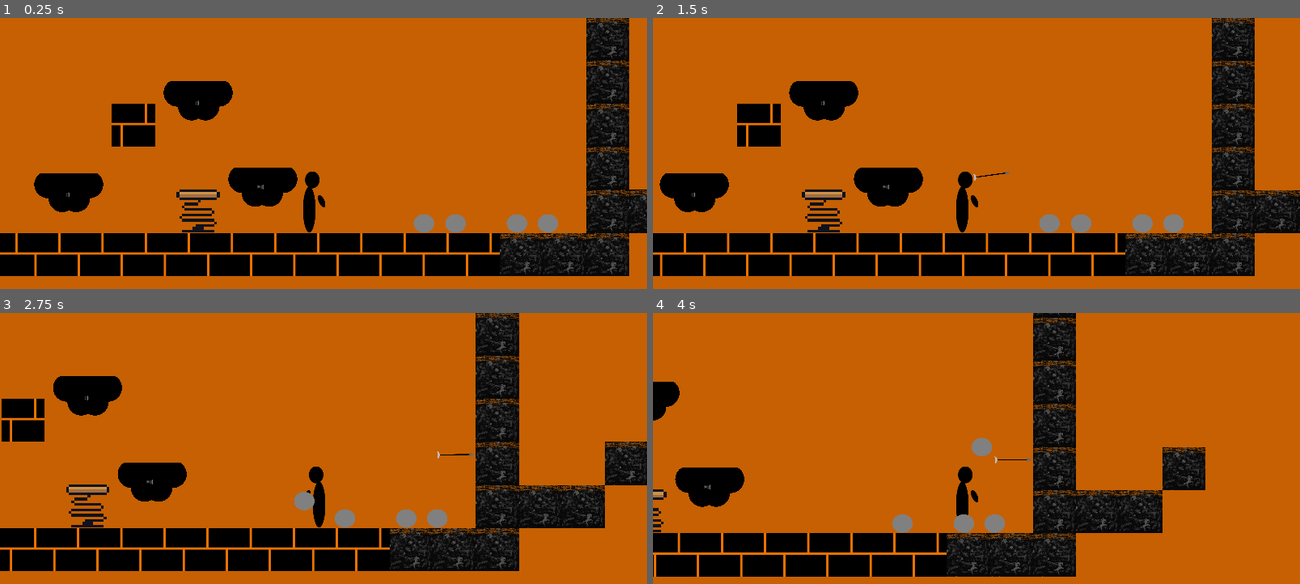
Above: before the commit, frames 1-4 (two rows, left to right).
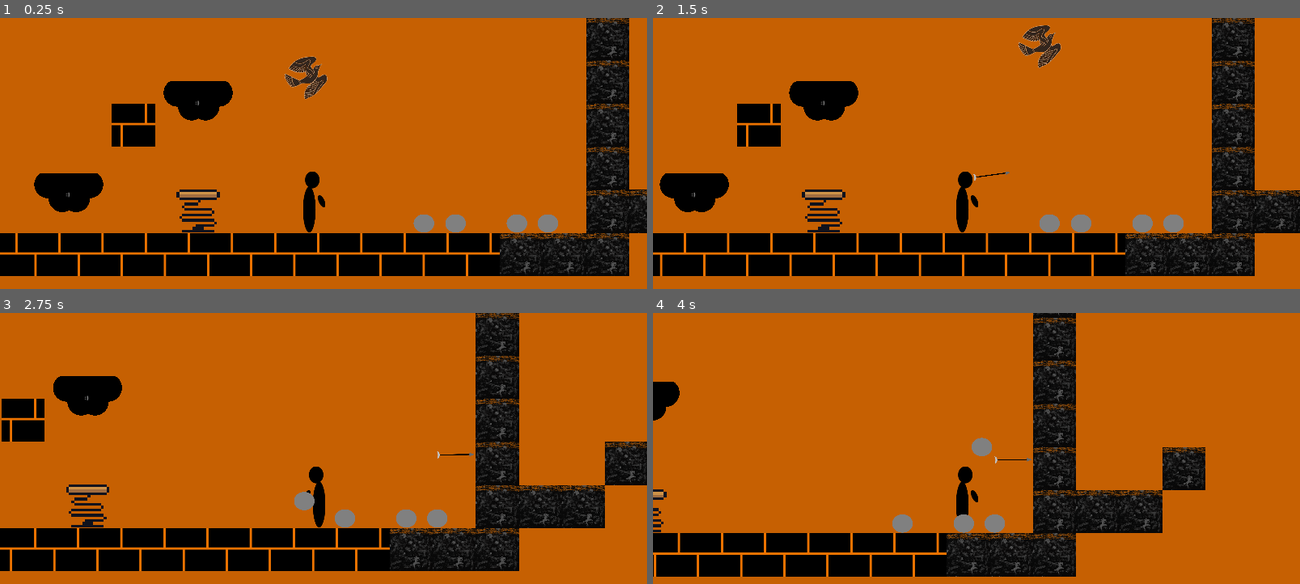
Above: after the commit, the same moments.

Repository: franmatijevic/GreekPlatformer
Game: Godot game, scene res://src/levels/test_level.tscn
The game is run twice, just before and just after one commit, with the same random seed, the same clock (stepped at 60 frames per second) and the same inputs. The engine's default icon, where the game draws it, is replaced by a stand-in: a white triangle on a blue panel in a dark square.
Inputs:
- Up to frame 1 (0.25 s): no input
- Up to frame 2 (1.5 s): hold D (right) from 0.53 s (still down); tap Space (pickThrow) at 0.6 s; tap W (up) at 0.77, 1.07 s; tap F (shoot) at 0.8, 1.35 s
- Up to frame 3 (2.75 s): tap W (up) at 1.52, 1.55, 1.82, 2.1 s; release D (right) at 2.03 s; hold A (left) from 2.03 s (still down); tap Space (pickThrow) at 2.3 s
- Up to frame 4 (4 s): release A (left) at 2.78 s; hold D (right) from 2.78 s (still down); tap Q (drop_item) at 2.85 s; tap W (up) at 3.02, 3.32, 3.77, 3.8 s; tap F (shoot) at 3.05 s; tap Space (pickThrow) at 3.6 s

The runs differ from the first frame. In frame 1, 1.7% of the frame differs, in the area x 35-51%, y 14-70%; in frame 2, 1.7%; in frame 3, 1.2%; in frame 4, 1.2%.

Commit message:
Moving platforms (birds)
Dodane ptice koje se kreću, ali se ne zbrajaju brzine još uvijek. Bug fixes na oblacima.

Diff:
--- /dev/null
+++ b/greekplatformer/src/environment/bird/birdPatrol.gd
@@ -0,0 +1,13 @@
+extends StaticBody2D
+
+@onready var pathFollow = $".."
+
+@export var speed: float = 0.5
+
+var currentVelocity: float
+
+func _physics_process(delta):
+	currentVelocity = speed * delta
+	pathFollow.progress_ratio += currentVelocity
+	if pathFollow.progress_ratio == 1:
+		pathFollow.progress_ratio = 0
--- /dev/null
+++ b/greekplatformer/src/environment/bird/bird_platform.tscn
@@ -0,0 +1,21 @@
+[gd_scene load_steps=4 format=3 uid="uid://bbl4ugem5qj5c"]
+
+[ext_resource type="Texture2D" uid="uid://duscl0bybd3lk" path="res://src/environment/platformArt/bird.png" id="1_1hyyh"]
+[ext_resource type="Script" path="res://src/environment/bird/birdPatrol.gd" id="1_ri33u"]
+
+[sub_resource type="RectangleShape2D" id="RectangleShape2D_de70f"]
+size = Vector2(171.852, 28.1481)
+
+[node name="bird_platform" type="StaticBody2D"]
+visibility_layer = 2
+scale = Vector2(0.75, 0.75)
+collision_layer = 2
+script = ExtResource("1_ri33u")
+
+[node name="Sprite2D" type="Sprite2D" parent="."]
+texture = ExtResource("1_1hyyh")
+
+[node name="CollisionShape2D" type="CollisionShape2D" parent="."]
+position = Vector2(-1.76606e-07, 22.963)
+shape = SubResource("RectangleShape2D_de70f")
+one_way_collision = true
--- /dev/null
+++ b/greekplatformer/src/environment/cloud_antonio/cloud_platform.tscn
@@ -0,0 +1,45 @@
+[gd_scene load_steps=5 format=3 uid="uid://dy25c23gvdom"]
+
+[ext_resource type="Script" path="res://src/environment/cloud_antonio/disappearingPlatform.gd" id="1_cao5x"]
+[ext_resource type="Texture2D" uid="uid://b6bfk1tfvdci0" path="res://src/environment/platformArt/black-cloud.png" id="1_l312b"]
+
+[sub_resource type="RectangleShape2D" id="RectangleShape2D_jl8po"]
+size = Vector2(204, 29.5)
+
+[sub_resource type="RectangleShape2D" id="RectangleShape2D_lycei"]
+size = Vector2(205, 12)
+
+[node name="cloud_platform" type="StaticBody2D"]
+collision_layer = 2
+script = ExtResource("1_cao5x")
+
+[node name="Sprite2D" type="Sprite2D" parent="."]
+rotation = -3.14159
+scale = Vector2(0.08, 0.08)
+texture = ExtResource("1_l312b")
+
+[node name="CollisionShape2D" type="CollisionShape2D" parent="."]
+position = Vector2(0, -43)
+shape = SubResource("RectangleShape2D_jl8po")
+one_way_collision = true
+
+[node name="DetectObject" type="Area2D" parent="."]
+collision_layer = 0
+
+[node name="CollisionShape2D" type="CollisionShape2D" parent="DetectObject"]
+position = Vector2(0, -56)
+shape = SubResource("RectangleShape2D_lycei")
+
+[node name="Timer" type="Timer" parent="."]
+process_mode = 1
+
+[node name="Label" type="Label" parent="."]
+offset_left = -8.0
+offset_top = -8.0
+offset_right = 32.0
+offset_bottom = 15.0
+text = ":)"
+
+[connection signal="body_entered" from="DetectObject" to="." method="_on_area_2d_body_entered"]
+[connection signal="body_exited" from="DetectObject" to="." method="_on_area_2d_body_exited"]
+[connection signal="timeout" from="Timer" to="." method="_on_timer_timeout"]
--- a/greekplatformer/src/items/disappearingPlatform.gd
+++ b/greekplatformer/src/environment/cloud_antonio/disappearingPlatform.gd
@@ -6,7 +6,7 @@
 @onready var timer: Timer = $Timer
 @onready var collisionShape2d: CollisionShape2D = $CollisionShape2D
 var isOnPlatform: bool = false
-
+var disappear: bool = false
 
 func _on_area_2d_body_entered(body):
 	get_node("Label").text = ":("
@@ -19,7 +19,11 @@
 
 func _on_area_2d_body_exited(_body):
 	get_node("Label").text=":)"
-	isOnPlatform = false
+
+	if collisionShape2d.disabled == false and isOnPlatform == true:
+		isOnPlatform = false
+		disappear = true
+		timer.timeout
 
 	#timer.wait_time = 5
 	#timer.start()
@@ -27,7 +31,8 @@
 func _on_timer_timeout():
 	var tween = create_tween()
 
-	if isOnPlatform == true:
+	if isOnPlatform == true or (isOnPlatform == false and disappear == true):
+		disappear = false
 		tween.tween_property(self, "modulate:a", 0, 0.4)
 		collisionShape2d.disabled = true
 		isOnPlatform = false
--- a/greekplatformer/src/environment/cloud/cloud.tscn
+++ b/greekplatformer/src/environment/cloud_fran/cloud.tscn
@@ -1,7 +1,7 @@
 [gd_scene load_steps=5 format=3 uid="uid://lirmndsuoa1f"]
 
-[ext_resource type="Script" path="res://src/environment/cloud/cloud.gd" id="1_unqwy"]
-[ext_resource type="Texture2D" uid="uid://b6bfk1tfvdci0" path="res://src/items/platformArt/black-cloud.png" id="3_nh0v6"]
+[ext_resource type="Script" path="res://src/environment/cloud_fran/cloud.gd" id="1_unqwy"]
+[ext_resource type="Texture2D" uid="uid://b6bfk1tfvdci0" path="res://src/environment/platformArt/black-cloud.png" id="3_nh0v6"]
 
 [sub_resource type="RectangleShape2D" id="RectangleShape2D_ocpo7"]
 size = Vector2(204, 29.5)
--- a/greekplatformer/src/items/cloud_platform.tscn
+++ /dev/null
@@ -1,45 +0,0 @@
-[gd_scene load_steps=5 format=3 uid="uid://dy25c23gvdom"]
-
-[ext_resource type="Script" path="res://src/items/disappearingPlatform.gd" id="1_cao5x"]
-[ext_resource type="Texture2D" uid="uid://b6bfk1tfvdci0" path="res://src/items/platformArt/black-cloud.png" id="1_l312b"]
-
-[sub_resource type="RectangleShape2D" id="RectangleShape2D_jl8po"]
-size = Vector2(204, 29.5)
-
-[sub_resource type="RectangleShape2D" id="RectangleShape2D_lycei"]
-size = Vector2(205, 12)
-
-[node name="cloud_platform" type="StaticBody2D"]
-collision_layer = 2
-script = ExtResource("1_cao5x")
-
-[node name="Sprite2D" type="Sprite2D" parent="."]
-rotation = -3.14159
-scale = Vector2(0.08, 0.08)
-texture = ExtResource("1_l312b")
-
-[node name="CollisionShape2D" type="CollisionShape2D" parent="."]
-position = Vector2(0, -43)
-shape = SubResource("RectangleShape2D_jl8po")
-one_way_collision = true
-
-[node name="DetectObject" type="Area2D" parent="."]
-collision_layer = 0
-
-[node name="CollisionShape2D" type="CollisionShape2D" parent="DetectObject"]
-position = Vector2(0, -56)
-shape = SubResource("RectangleShape2D_lycei")
-
-[node name="Timer" type="Timer" parent="."]
-process_mode = 1
-
-[node name="Label" type="Label" parent="."]
-offset_left = -8.0
-offset_top = -8.0
-offset_right = 32.0
-offset_bottom = 15.0
-text = ":)"
-
-[connection signal="body_entered" from="DetectObject" to="." method="_on_area_2d_body_entered"]
-[connection signal="body_exited" from="DetectObject" to="." method="_on_area_2d_body_exited"]
-[connection signal="timeout" from="Timer" to="." method="_on_timer_timeout"]
--- a/greekplatformer/src/levels/test_level.tscn
+++ b/greekplatformer/src/levels/test_level.tscn
@@ -1,10 +1,17 @@
-[gd_scene load_steps=6 format=4 uid="uid://c4hchhks4ohdk"]
+[gd_scene load_steps=8 format=4 uid="uid://c4hchhks4ohdk"]
 
 [ext_resource type="PackedScene" uid="uid://dj8amtyq3pmuk" path="res://src/levels/generic_level.tscn" id="1_6ssvi"]
 [ext_resource type="PackedScene" uid="uid://bahucl7180h7i" path="res://src/environment/spring.tscn" id="2_ng327"]
 [ext_resource type="PackedScene" uid="uid://bajynjcw0ua61" path="res://src/items/rock.tscn" id="3_awdoy"]
-[ext_resource type="PackedScene" uid="uid://dy25c23gvdom" path="res://src/items/cloud_platform.tscn" id="4_ca2gx"]
-[ext_resource type="PackedScene" uid="uid://lirmndsuoa1f" path="res://src/environment/cloud/cloud.tscn" id="5_s2el8"]
+[ext_resource type="PackedScene" uid="uid://dy25c23gvdom" path="res://src/environment/cloud_antonio/cloud_platform.tscn" id="4_ca2gx"]
+[ext_resource type="PackedScene" uid="uid://lirmndsuoa1f" path="res://src/environment/cloud_fran/cloud.tscn" id="5_s2el8"]
+[ext_resource type="PackedScene" uid="uid://bbl4ugem5qj5c" path="res://src/environment/bird/bird_platform.tscn" id="6_efeq7"]
+
+[sub_resource type="Curve2D" id="Curve2D_jg0po"]
+_data = {
+"points": PackedVector2Array(-487.353, 19.0703, 487.353, -19.0703, -382, -459, 0, 0, 0, 0, 192, -755, 0, 0, 0, 0, -992, -923, -660, -180, 660, 180, -382, -459)
+}
+point_count = 4
 
 [node name="testLevel" instance=ExtResource("1_6ssvi")]
 
@@ -16,24 +23,45 @@
 
 [node name="Spring" parent="." index="2" instance=ExtResource("2_ng327")]
 position = Vector2(-640, -66)
+max_force = null
 
 [node name="RigidBody2D" parent="." index="3" instance=ExtResource("3_awdoy")]
 position = Vector2(125, -37)
+picking_up_time = null
 
 [node name="RigidBody2D2" parent="." index="4" instance=ExtResource("3_awdoy")]
 position = Vector2(307, -39)
+picking_up_time = null
 
 [node name="RigidBody2D3" parent="." index="5" instance=ExtResource("3_awdoy")]
 position = Vector2(31, -35)
+picking_up_time = null
 
 [node name="RigidBody2D4" parent="." index="6" instance=ExtResource("3_awdoy")]
 position = Vector2(399, -37)
+picking_up_time = null
 
 [node name="cloud_platform" parent="." index="7" instance=ExtResource("4_ca2gx")]
 position = Vector2(-1024, -120)
 
 [node name="Cloud" parent="." index="8" instance=ExtResource("5_s2el8")]
+visible = false
 position = Vector2(-448, -136)
+time_to_disapear = null
+time_to_reapear = null
 
 [node name="cloud_platform2" parent="." index="9" instance=ExtResource("4_ca2gx")]
 position = Vector2(-640, -392)
+
+[node name="Path2D" type="Path2D" parent="." index="10"]
+curve = SubResource("Curve2D_jg0po")
+
+[node name="PathFollow2D" type="PathFollow2D" parent="Path2D" index="0"]
+position = Vector2(-382, -459)
+rotation = -0.0391105
+rotates = false
+
+[node name="bird_platform" parent="Path2D/PathFollow2D" index="0" instance=ExtResource("6_efeq7")]
+position = Vector2(-5.11346, 2.80225)
+rotation = 0.0391105
+speed = 0.1
--- a/greekplatformer/src/player/character.gd
+++ b/greekplatformer/src/player/character.gd
@@ -2,28 +2,26 @@
 
 class_name Character
 
-@export var gravity:float=100
-@export var falling_gravity:float=150
+@export var gravity: float = 100
+@export var falling_gravity: float = 150
+@export var JUMP_VELOCITY: float = 300
+@export var SPEED: float = 100
+@export var ACCELERATION: float = 40
+@export var DEACCELERATION: float = 70
 
-@export var JUMP_VELOCITY:float = 300
-@export var SPEED:float=100
-@export var ACCELERATION:float=40
-@export var DEACCELERATION:float=70
-
-var jumped:bool=false
-
-var direction#only horizontal
+var jumped: bool = false
+var direction # only horizontal
 
 func _physics_process(delta: float) -> void:
 	if !is_on_floor():
-		if velocity.y>0:
-			velocity.y+=falling_gravity*delta
+		if velocity.y > 0:
+			velocity.y += falling_gravity * delta
 		else:
-			velocity.y+=gravity*delta
+			velocity.y += gravity * delta
 
 	if direction:
-		velocity.x= move_toward(velocity.x, SPEED*direction, ACCELERATION*delta)
+		velocity.x = move_toward(velocity.x, SPEED * direction, ACCELERATION * delta)
 	else:
-		velocity.x = move_toward(velocity.x, 0, DEACCELERATION*delta)
-		#velocity.x=0
+		velocity.x = move_toward(velocity.x, 0, DEACCELERATION * delta)
+
 	move_and_slide()
--- a/greekplatformer/src/player/player.gd
+++ b/greekplatformer/src/player/player.gd
@@ -2,134 +2,128 @@
 
 class_name Player
 
-@onready var current_state:State=get_node("States/MoveState")
+@onready var current_state: State = get_node("States/MoveState")
 @onready var icon: Sprite2D = $Icon
 @onready var marker_2d: Marker2D = $Marker2D
 @onready var collision_shape_2d: CollisionShape2D = $DetectPickup/CollisionShape2D
 
+const jumpBufferTime: float = 0.105
+const coyoteBufferTime: float = 0.105
 
-const jumpBufferTime:float=0.105
-const coyoteBufferTime:float=0.105
+const throw_force: Vector2 = Vector2(500, -700)
 
-const throw_force:Vector2 = Vector2(500, -700)
-
-var states:Dictionary={ }
-
-var coyoteBuffer:float=0
-var jumpBuffer:float=0
-
-var canPickUp:bool = true
-
-var facing_direction:bool=true #true desno, false lijevo
-
-var holding_object:Throwable=null
-
+var states: Dictionary = {}
+var coyoteBuffer: float = 0
+var jumpBuffer: float = 0
+var canPickUp: bool = true
+var facing_direction: bool = true  # true is right, false is left
+var holding_object: Throwable = null
 
 func _ready():
 	for i in get_node("States").get_children():
 		states[i.name.to_lower()] = i
-	if(current_state):
+	if current_state:
 		current_state.enter()
 
 func _physics_process(delta: float) -> void:
-	if(direction):
-		if(direction==-1):
-			facing_direction=false
+	if direction:
+		if direction == -1:
+			facing_direction = false
 			icon.flip_h = true
-			marker_2d.position = Vector2(-56,18)
+			marker_2d.position = Vector2(-56, 18)
 			collision_shape_2d.position = Vector2(-63, 25)
-		elif(direction==1):
-			facing_direction=true
+		elif direction == 1:
+			facing_direction = true
 			icon.flip_h = false
-			marker_2d.position = Vector2(6,13)
+			marker_2d.position = Vector2(6, 13)
 			collision_shape_2d.position = Vector2(14, 25)
 
+	if coyoteBuffer > 0:
+		coyoteBuffer -= delta
 
-	if(coyoteBuffer>0):
-		coyoteBuffer-=delta
+	if jumpBuffer > 0:
+		if is_on_floor():
+			jump()
+		jumpBuffer -= delta
 
-	if(jumpBuffer>0):
-		if(is_on_floor()):
-			jump()
-		jumpBuffer-=delta
-
-	if(current_state):
+	if current_state:
 		current_state.update_physics_process(delta)
 	super(delta)
 
 func _process(delta: float) -> void:
-	if(current_state):
+	if current_state:
 		current_state.update_process(delta)
 
 func pick_up():
-	if(holding_object!=null):
+	if holding_object != null:
 		return
 
 	var bodies = get_node("DetectPickup").get_overlapping_bodies()
 
-	if(bodies.size()==0):
+	if bodies.size() == 0:
 		return
+
 	var closest_object = bodies[0]
 
 	for i in bodies:
-		if(global_position.distance_to(closest_object.global_position)>global_position.distance_to(i.global_position)):
+		if global_position.distance_to(closest_object.global_position) > global_position.distance_to(i.global_position):
 			closest_object = i
 
 	holding_object = closest_object
 
 	set_state("PickUpState")
 
-func throw(throwing_force:Vector2):
-	if(holding_object==null):
+func throw(throwing_force: Vector2):
+	if holding_object == null:
 		return
 
-	var force:Vector2 = throwing_force
+	var force: Vector2 = throwing_force
 
-	if(!facing_direction):
+	if !facing_direction:
 		force.x = -force.x
 
 	holding_object.be_thrown(force)
 	holding_object = null
 
 func pick_or_throw():
-	if(holding_object==null):
+	if holding_object == null:
 		pick_up()
 	else:
 		throw(throw_force)
 
 func jump():
-	if(holding_object and !holding_object.playerCanJump):
+	if holding_object and !holding_object.playerCanJump:
 		return
 
-	if(is_on_floor()):
+	if is_on_floor():
 		velocity.y = -JUMP_VELOCITY
-		coyoteBuffer=0
-		jumpBuffer=0
-		jumped=true
-	elif(coyoteBuffer>0 and jumped==false):
+		coyoteBuffer = 0
+		jumpBuffer = 0
+		jumped = true
+	elif coyoteBuffer > 0 and jumped == false:
 		velocity.y = -JUMP_VELOCITY
-		coyoteBuffer=0
-		jumpBuffer=0
-		jumped=true
+		coyoteBuffer = 0
+		jumpBuffer = 0
+		jumped = true
 	else:
-		jumpBuffer=jumpBufferTime
+		jumpBuffer = jumpBufferTime
 
 func stop_jump():
-	if(velocity.y<0 and jumped==true):
-		velocity.y=0
+	if velocity.y < 0 and jumped == true:
+		velocity.y = 0
 
 func shoot():
-	if(holding_object):
+	if holding_object:
 		return
 	set_state("ShootingState")
 
-func set_state(state:String):
+func set_state(state: String):
 	current_state.exit()
-	current_state=states[state.to_lower()]
+	current_state = states[state.to_lower()]
 	current_state.enter()
 
 func _on_detect_floor_body_entered(_body: Node2D) -> void:
-	jumped=false
+	jumped = false
 
 func _on_detect_floor_body_exited(_body: Node2D) -> void:
-	coyoteBuffer=coyoteBufferTime
+	coyoteBuffer = coyoteBufferTime
Renamed: greekplatformer/src/environment/cloud/cloud.gd -> greekplatformer/src/environment/cloud_fran/cloud.gd
Binary file added: greekplatformer/src/environment/platformArt/bird.png
Not shown, changed: greekplatformer/src/environment/platformArt/bird.png.import
Renamed: greekplatformer/src/items/platformArt/black-cloud.png -> greekplatformer/src/environment/platformArt/black-cloud.png
Not shown, added: greekplatformer/src/environment/platformArt/black-cloud.png.import
Not shown, added: greekplatformer/src/items/clo3AC8.tmp
Not shown, added: greekplatformer/src/items/cloD093.tmp
Not shown, added: greekplatformer/src/items/cloF91.tmp
Not shown, added: greekplatformer/src/player/pla6C02.tmp
